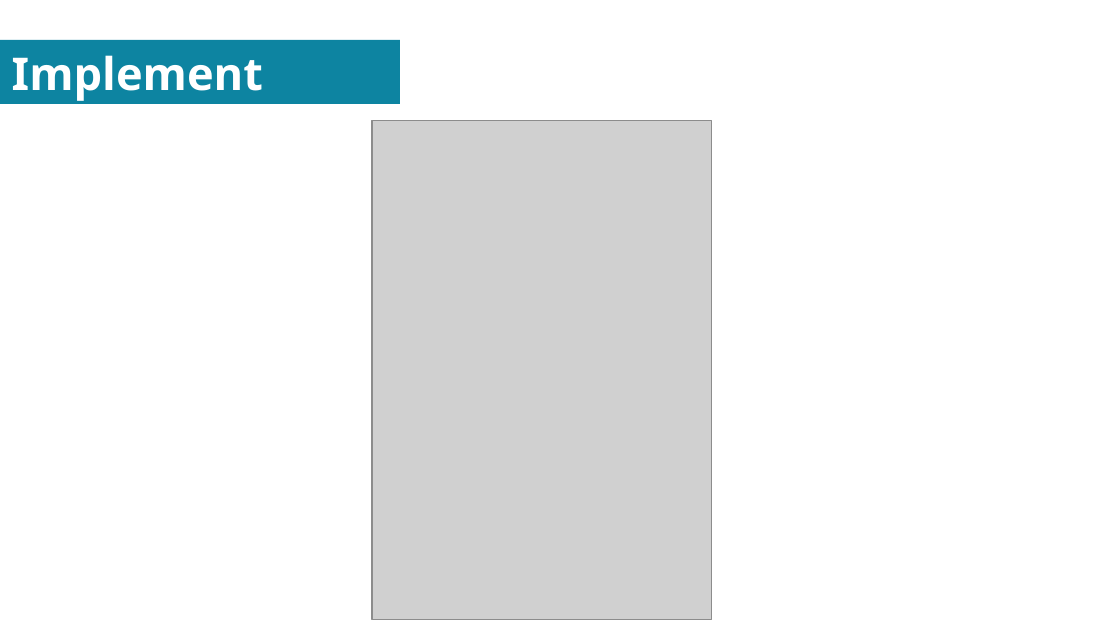
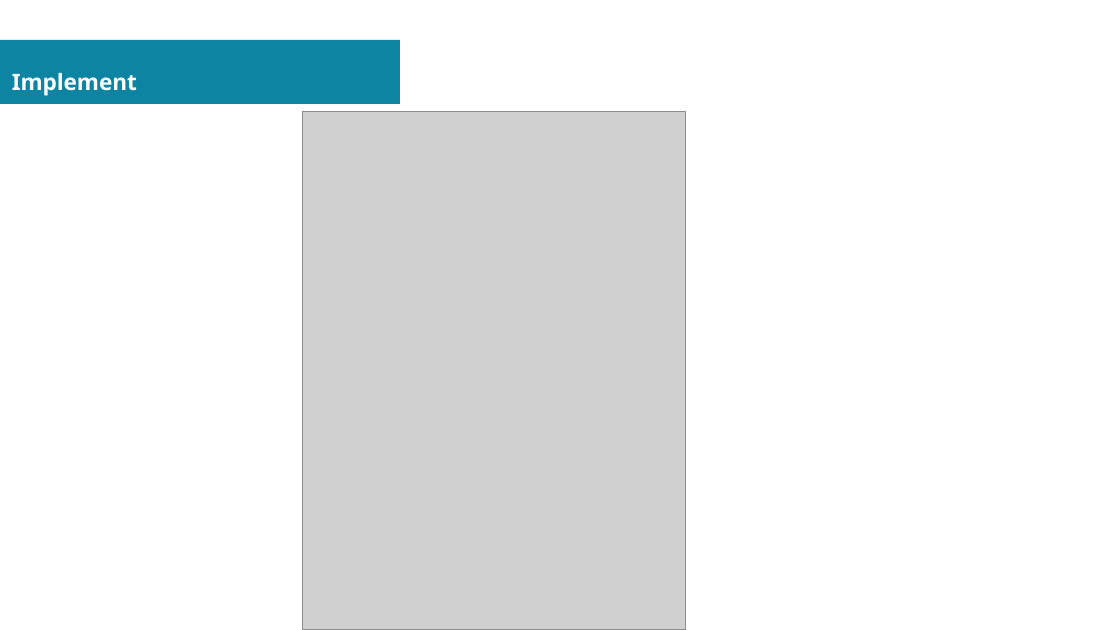
Before and after one commit to sovannotychea/ori-test, a slide deck: slide 4 of docs/01.odp (slide 5 before the commit). Drawn at 1120x630 pixels with LibreOffice and Linux fonts; fonts in the diff are those of the drawing; grey boxes stand for pictures. Boxes give left, top, right and bottom in pixels: in the first picture for what was removed or moved away, otherwise in the second. Text is boxed around its words. In the diff, an @@ line names an element or a change of style, - is before the commit and + after.

```diff
--- a/docs/01.odp
+++ b/docs/01.odp
@@ title "Implement" at (x1=12, y1=73, x2=137, y2=96): size 32 to 16 pt @@
@@ picture resized from (x1=372, y1=121, x2=711, y2=620) to (x1=303, y1=112, x2=686, y2=630) @@
```
Also in this commit, not shown: 5 other slides changed, 1 slide added, 1 slide removed, 3 other files.
